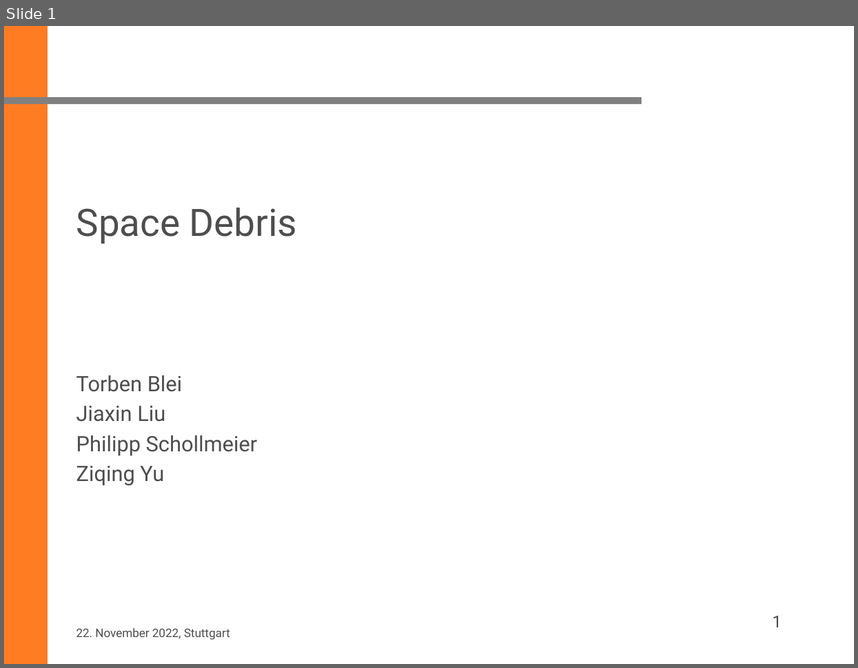
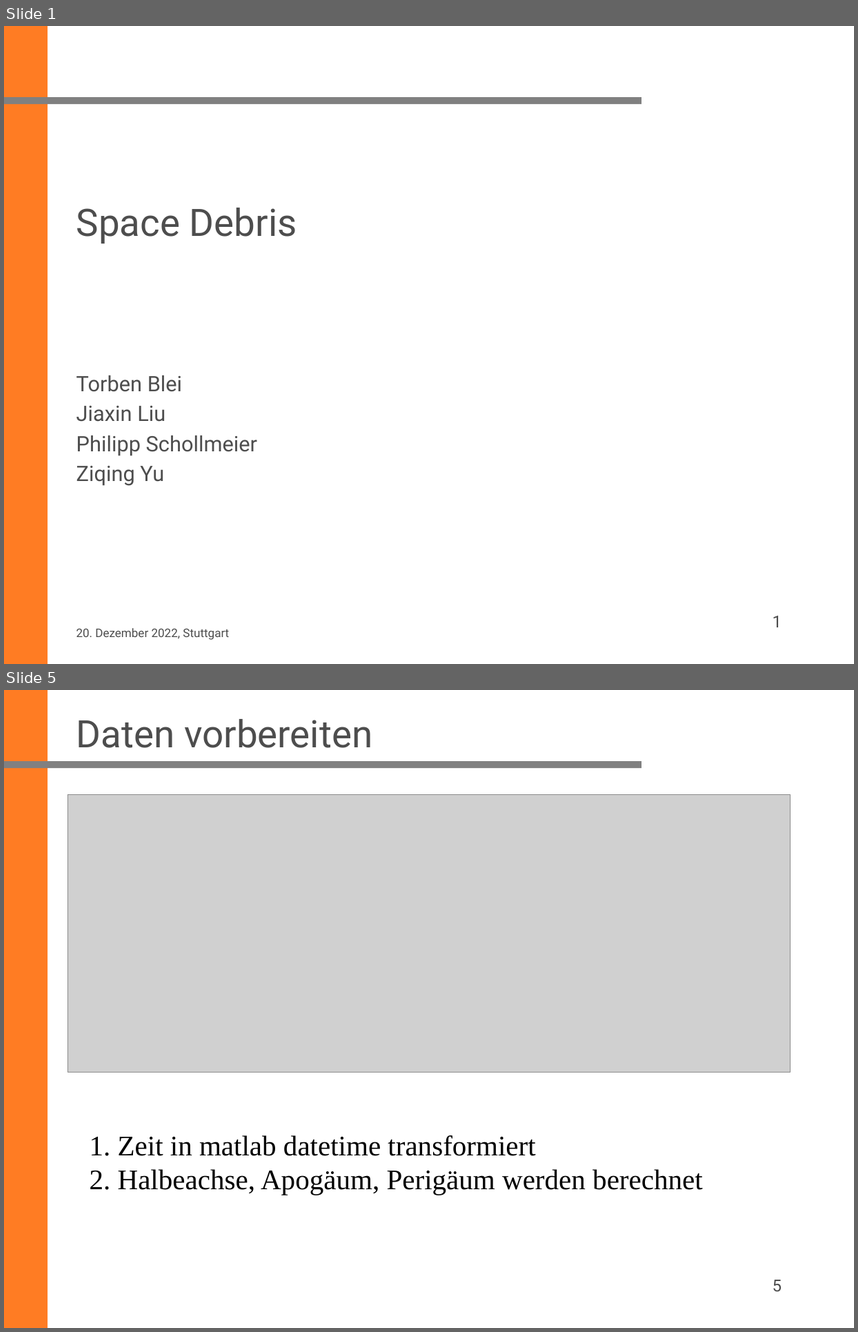
Before and after one commit to ziqing97/Seminar-Aktuelle-Geodaetische-Satelliten-missionen, a slide deck: Project_Space_Debris/vortrag/20221219_Yu.pptx. Shown one above the other, each under a label of ours: slide 1 before the commit, slides 1 and 5 after it; the slides between them are not shown. The pictures are 858x668 and 858x1332 pixels, drawn with LibreOffice and Linux fonts; fonts in the diff are those of the drawing; grey boxes stand for pictures; background and template pictures are left out. Boxes give left, top, right and bottom in pixels: in the first picture for what was removed or moved away, otherwise in the second. Text is boxed around its words. In the diff, an @@ line names an element or a change of style, - is before the commit and + after.

```diff
--- a/Project_Space_Debris/vortrag/20221219_Yu.pptx
+++ b/Project_Space_Debris/vortrag/20221219_Yu.pptx
@@ slide 5 added at bbox=[4, 690, 854, 1328], background #FFFFFF; not listed: 2 template elements that a slide beside it also shows @@
@@ title added at bbox=[76, 719, 372, 748], 32 pt, text #4D4D4D @@
+Daten vorbereiten
@@ picture added at bbox=[67, 795, 791, 1072] @@
@@ text added at bbox=[90, 1135, 702, 1194], 24 pt, text #000000 @@
+1. Zeit in matlab datetime transformiert
+2. Halbeachse, Apogäum, Perigäum werden berechnet
@@ page number added at bbox=[773, 1279, 782, 1291], 14 pt, text #4D4D4D @@
+5
@@ slide 1 changed as well @@
@@ text at bbox=[76, 628, 229, 639]: text changed @@
-22. November 2022, Stuttgart
+20. Dezember 2022, Stuttgart
```
Also in this commit, not shown: 5 other slides added, 2 other files.
